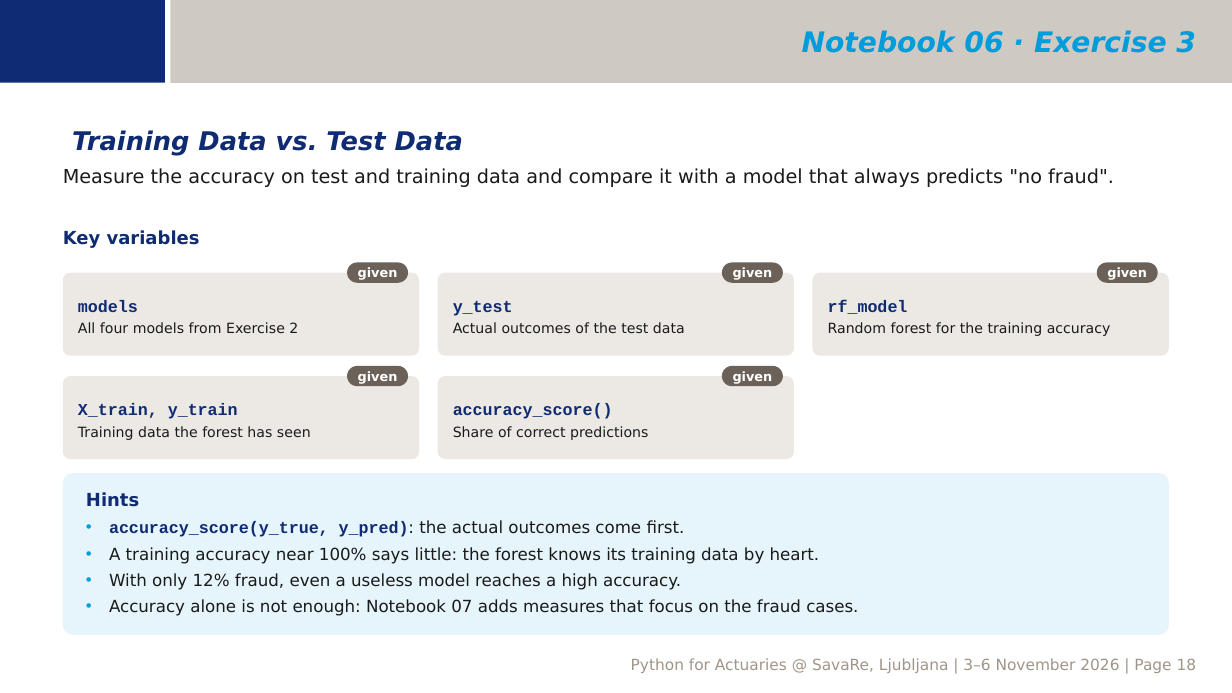
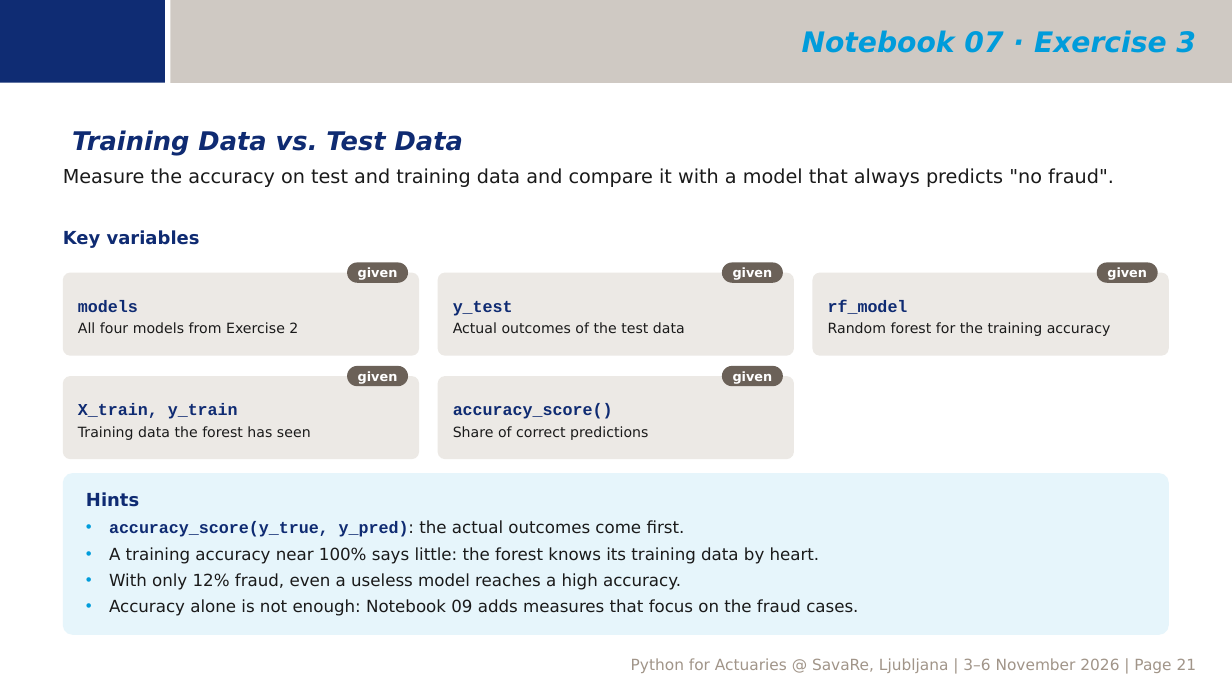
Before and after one commit to ktnspr/py4lju, a slide deck: slide 21 of 00_seminar_intro.pptx (slide 18 before the commit). Drawn at 1232x693 pixels with LibreOffice and Linux fonts; fonts in the diff are those of the drawing; background and template pictures are left out. Boxes give left, top, right and bottom in pixels: in the first picture for what was removed or moved away, otherwise in the second. Text is boxed around its words. In the diff, an @@ line names an element or a change of style, - is before the commit and + after.

```diff
--- a/00_seminar_intro.pptx
+++ b/00_seminar_intro.pptx
@@ text at bbox=[802, 30, 1196, 53]: text changed @@
-Notebook 06 · Exercise 3
+Notebook 07 · Exercise 3
@@ text in rounded rectangle at bbox=[109, 599, 858, 616]: text changed @@
-• Accuracy alone is not enough: Notebook 07 adds measures that focus on the fraud cases.
+• Accuracy alone is not enough: Notebook 09 adds measures that focus on the fraud cases.
@@ text at bbox=[631, 658, 1197, 673]: text changed @@
-Python for Actuaries @ SavaRe, Ljubljana | 3–6 November 2026 | Page 18
+Python for Actuaries @ SavaRe, Ljubljana | 3–6 November 2026 | Page 21
```
Also in this commit, not shown: 10 other slides changed, 6 slides added, 24 other files.
